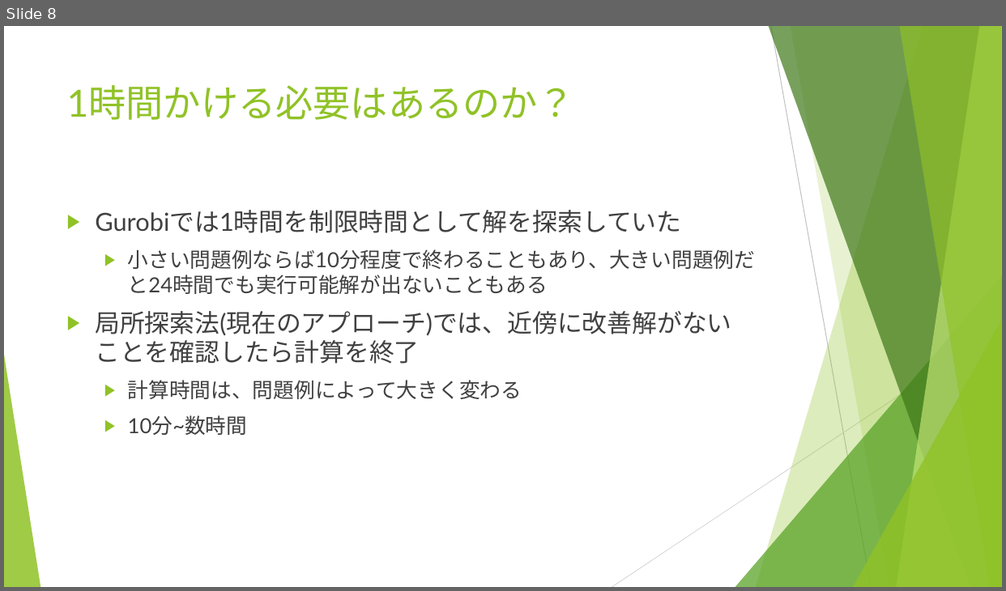
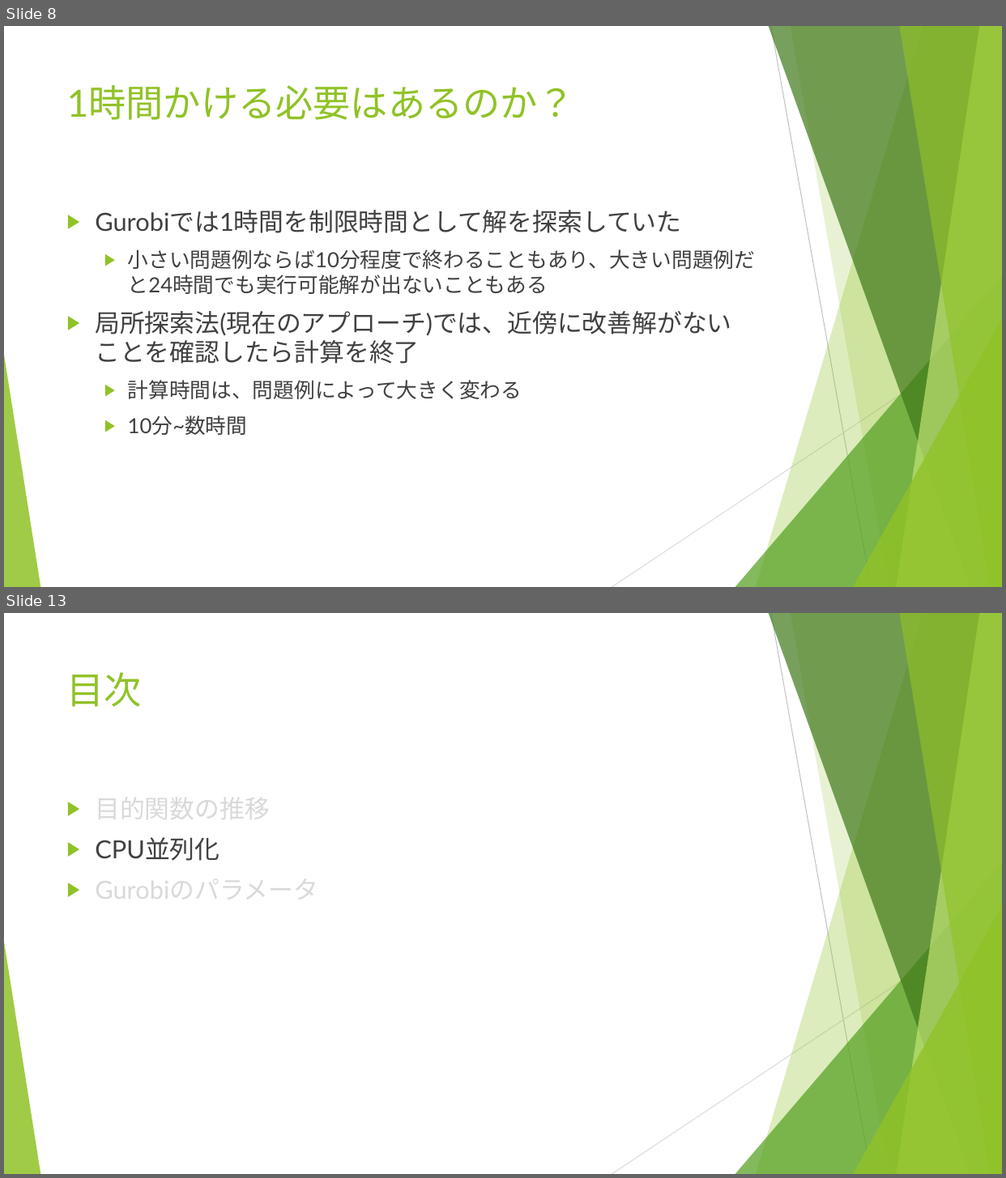
Before and after one commit to r-kurosu/kline_new, a slide deck: 11_30_共有資料.pptx. Shown one above the other, each under a label of ours: slide 8 before the commit, slides 8 and 13 after it; the slides between them are not shown. The pictures are 1006x591 and 1006x1178 pixels, drawn with LibreOffice and Linux fonts; fonts in the diff are those of the drawing. Boxes give left, top, right and bottom in pixels: in the first picture for what was removed or moved away, otherwise in the second. Text is boxed around its words. In the diff, an @@ line names an element or a change of style, - is before the commit and + after.

Commit message:
並列化に関するスライドを追加

```diff
--- a/11_30_共有資料.pptx
+++ b/11_30_共有資料.pptx
@@ slide 13 added at (x1=4, y1=613, x2=1002, y2=1174), background #FFFFFF; not listed: 10 template elements that a slide beside it also shows @@
@@ title added at (x1=67, y1=672, x2=142, y2=707), 36 pt, text #90C226 @@
+目次
@@ text added at (x1=95, y1=790, x2=318, y2=905), 24 pt, text #D9D9D9 @@
+▶ 目的関数の推移
+▶ CPU並列化
+▶ Gurobiのパラメータ
```
Also in this commit, not shown: 5 slides changed, 8 other slides added.
